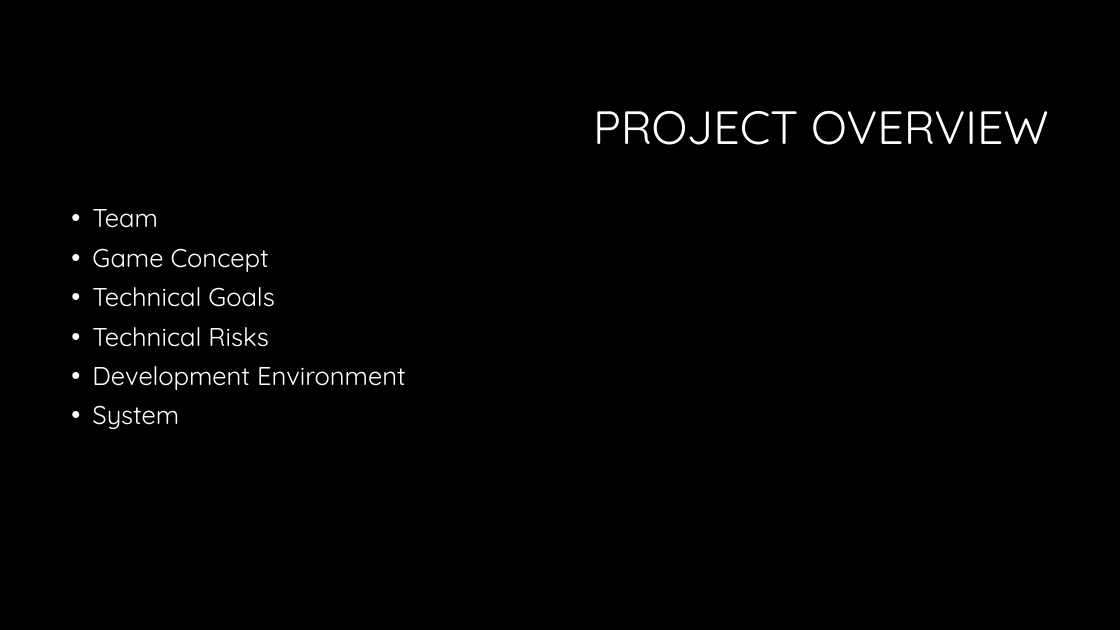
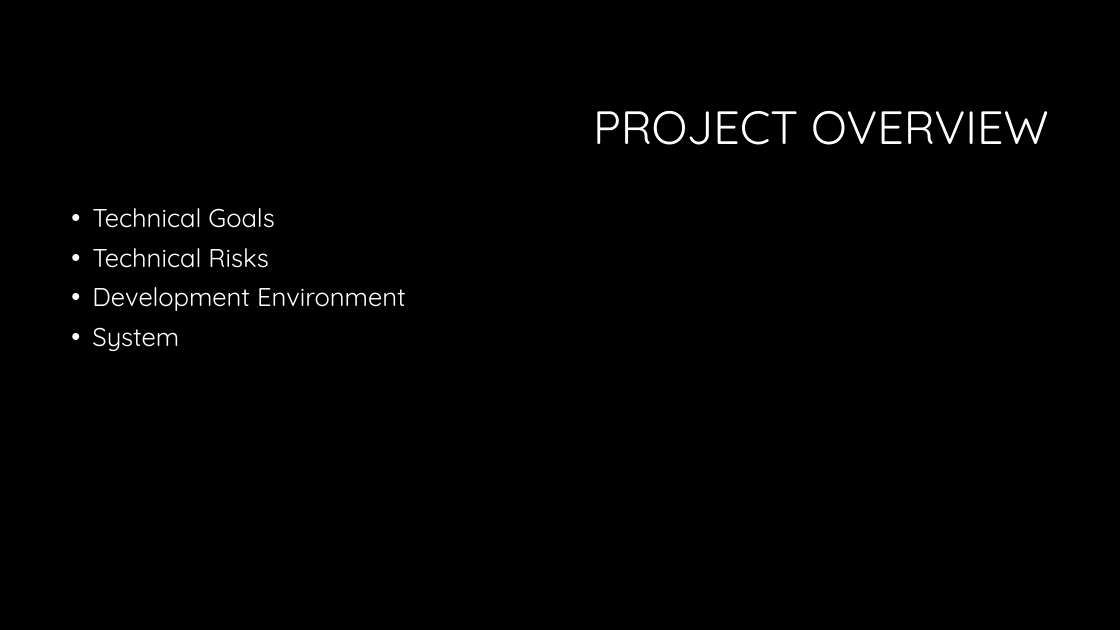
Before and after one commit to DrGengar/Volamus, a slide deck: slide 2 of TDD - Volamus.pptx. Drawn at 1120x630 pixels with LibreOffice and Linux fonts; fonts in the diff are those of the drawing; background and template pictures are left out. Boxes give left, top, right and bottom in pixels: in the first picture for what was removed or moved away, otherwise in the second. Text is boxed around its words. In the diff, an @@ line names an element or a change of style, - is before the commit and + after.

Commit message:
neuer Vortrag

```diff
--- a/TDD - Volamus.pptx
+++ b/TDD - Volamus.pptx
@@ text at (x1=92, y1=209, x2=269, y2=272): paragraphs removed @@
-• Team
-• Game Concept
```
